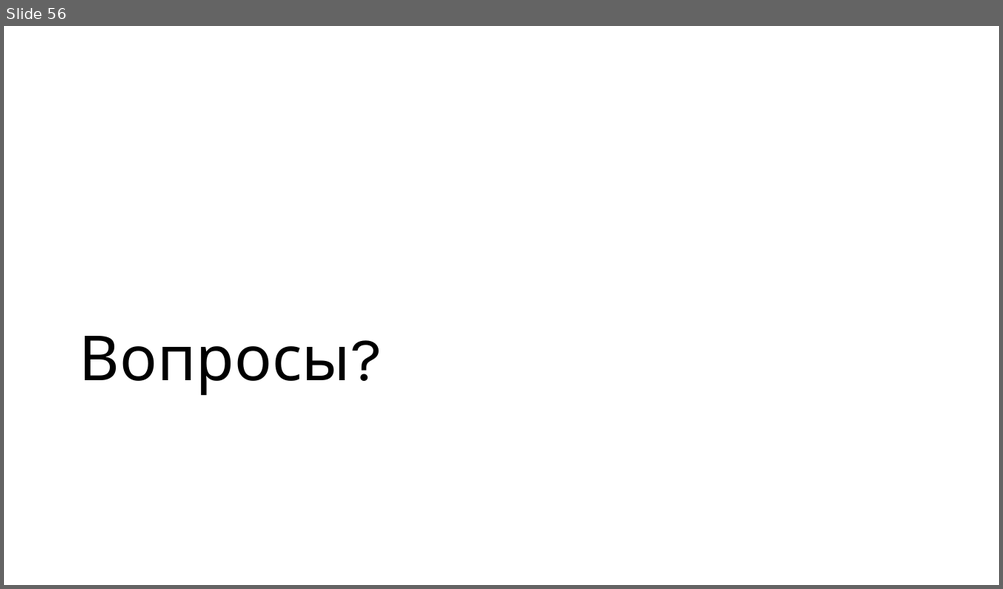
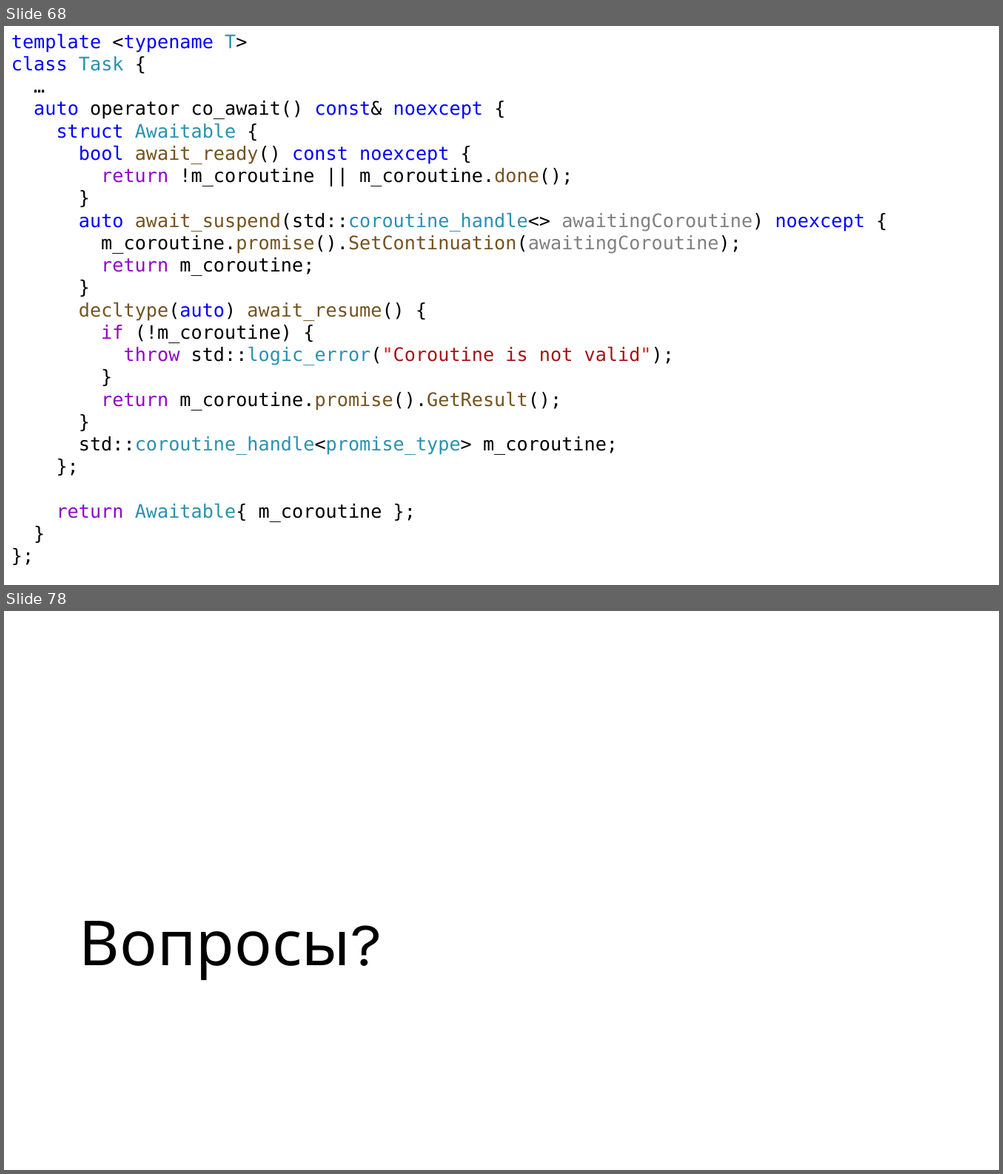
Before and after one commit to alexey-malov/pc, a slide deck: lectures/12/Coroutines.pptx. Shown one above the other, each under a label of ours: slide 56 before the commit, slides 68 and 78 after it; the slides between them are not shown. The pictures are 1003x589 and 1003x1174 pixels, drawn with LibreOffice and Linux fonts; fonts in the diff are those of the drawing. Boxes give left, top, right and bottom in pixels: in the first picture for what was removed or moved away, otherwise in the second. Text is boxed around its words. In the diff, an @@ line names an element or a change of style, - is before the commit and + after.

```diff
--- a/lectures/12/Coroutines.pptx
+++ b/lectures/12/Coroutines.pptx
@@ slide 68 added at (4,26,999,585), background #FFFFFF @@
@@ text added at (11,33,865,523), 18 pt, text #000000 @@
+template <typename T>
+class Task {
+…
+auto operator co_await() const& noexcept {
+struct Awaitable {
+bool await_ready() const noexcept {
+return !m_coroutine || m_coroutine.done();
+}
+auto await_suspend(std::coroutine_handle<> awaitingCoroutine) noexcept {
+m_coroutine.promise().SetContinuation(awaitingCoroutine);
+return m_coroutine;
+}
+decltype(auto) await_resume() {
+if (!m_coroutine) {
+throw std::logic_error("Coroutine is not valid");
+}
+return m_coroutine.promise().GetResult();
+}
+std::coroutine_handle<promise_type> m_coroutine;
+};
+return Awaitable{ m_coroutine };
+}
+};
@@ what was slide 56 is now slide 78 @@
```
Also in this commit, not shown: 2 slides changed, 25 other slides added, 4 slides removed, 3 other files.
